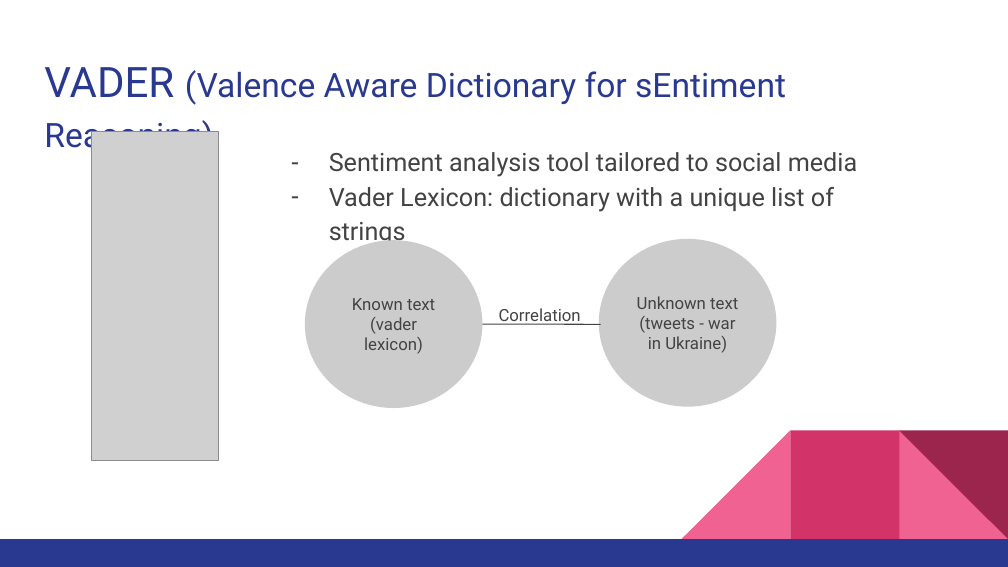
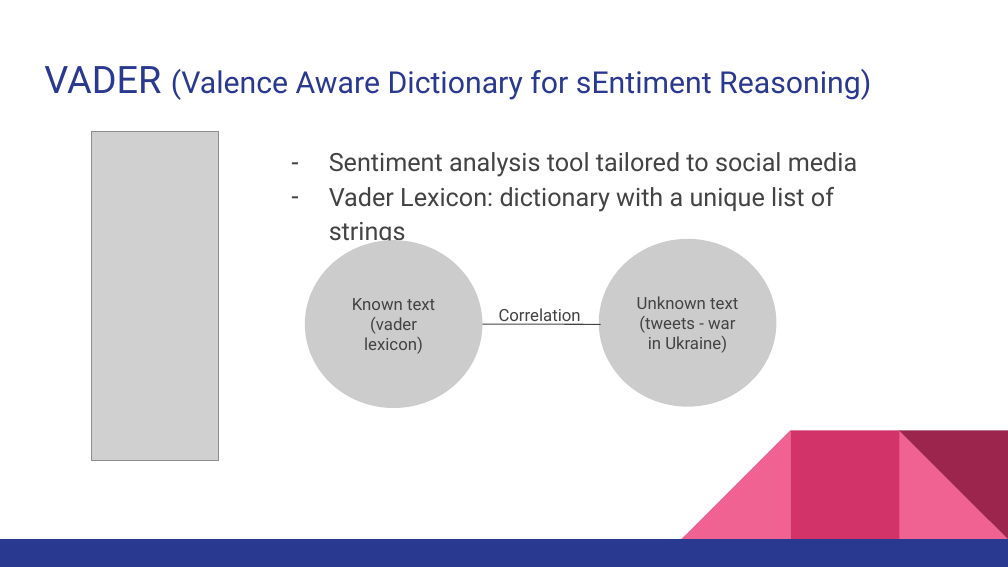
Before and after one commit to aduchini/Final_project, a slide deck: slide 11 of Presentation_WarInUkraine.pptx (slide 7 before the commit). Drawn at 1008x567 pixels with LibreOffice and Linux fonts; fonts in the diff are those of the drawing; grey boxes stand for pictures. Boxes give left, top, right and bottom in pixels: in the first picture for what was removed or moved away, otherwise in the second. Text is boxed around its words. In the diff, an @@ line names an element or a change of style, - is before the commit and + after.

```diff
--- a/Presentation_WarInUkraine.pptx
+++ b/Presentation_WarInUkraine.pptx
@@ title "VADER (Valence Aware Dictionary for ..." at [44, 66, 871, 100]: size 30 to 27 pt in "VADER"; size 24 to 21.6 pt @@
```
Also in this commit, not shown: 6 other slides changed, 18 slides added, 4 slides removed, 3 other files.
